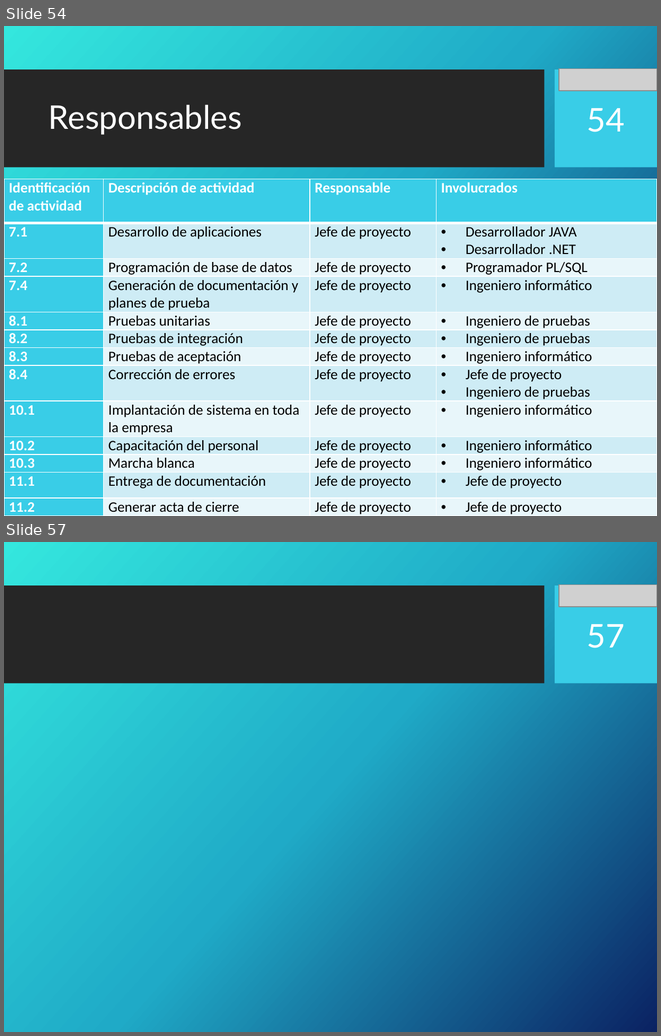
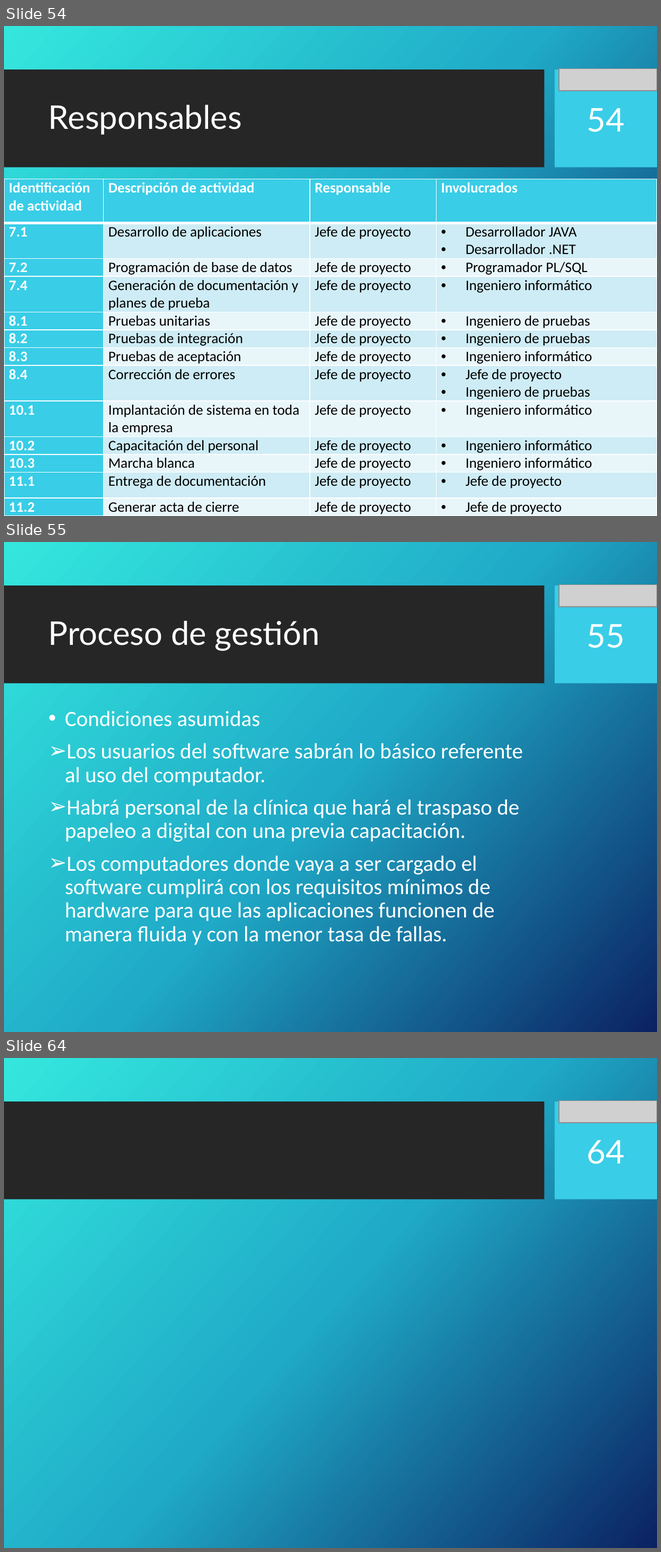
Before and after one commit to portafolio2016/hipocrates, a slide deck: docs/plan-de-proyecto/ppt-iteracion1.pptx. Shown one above the other, each under a label of ours: slides 54 and 57 before the commit, slides 54, 55 and 64 after it; the slides between them are not shown. The pictures are 661x1036 and 661x1552 pixels, drawn with LibreOffice and Linux fonts; fonts in the diff are those of the drawing; grey boxes stand for pictures; background and template pictures are left out. Boxes give left, top, right and bottom in pixels: in the first picture for what was removed or moved away, otherwise in the second. Text is boxed around its words. In the diff, an @@ line names an element or a change of style, - is before the commit and + after.

Commit message:
Agregado procesos de gestion  y gestion de riesgos

```diff
--- a/docs/plan-de-proyecto/ppt-iteracion1.pptx
+++ b/docs/plan-de-proyecto/ppt-iteracion1.pptx
@@ slide 55 added at [4, 542, 657, 1032], background picture (left out); not listed: 2 template elements that a slide beside it also shows @@
@@ picture added at [559, 585, 657, 607] @@
@@ title added at [49, 620, 320, 651], 36 pt, text #FFFFFF @@
+Proceso de gestión
@@ page number added at [587, 624, 625, 648], 36 pt, text #FFFFFF @@
+55
@@ text added at [65, 711, 523, 945], 24 pt, text #FFFFFF @@
+• Condiciones asumidas
+➢ Los usuarios del software sabrán lo básico referente al uso del computador.
+➢ Habrá personal de la clínica que hará el traspaso de papeleo a digital con una previa capacitación.
+➢ Los computadores donde vaya a ser cargado el software cumplirá con los requisitos mínimos de hardware para que las aplicaciones funcionen de manera fluida y con la menor tasa de fallas.
@@ what was slide 57 is now slide 64 @@
@@ page number at [587, 1140, 625, 1164]: text changed @@
-57
+64
```
Also in this commit, not shown: 2 slides changed, 8 other slides added, 2 slides removed.
